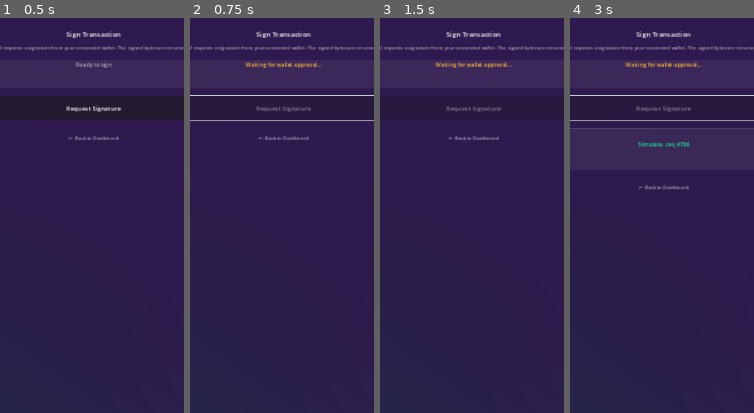
Above: before the commit, frames 1-4 (left to right).
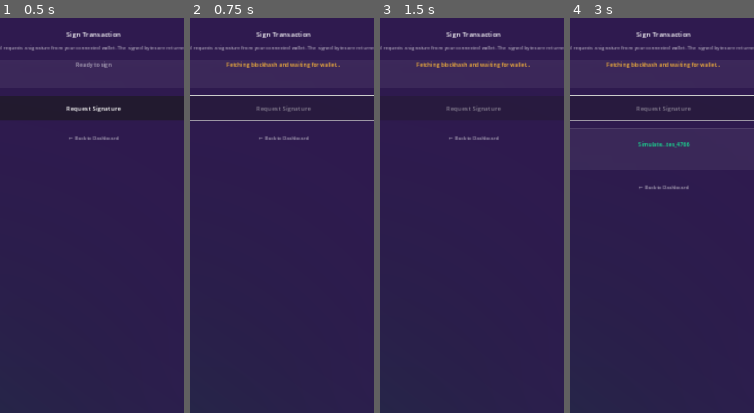
Above: after the commit, the same moments.

Repository: plinkdev1/invoke-solana-sdk
Game: Godot game, scene res://scenes/screens/SignTransaction.tscn
The game is run twice, just before and just after one commit, with the same random seed, the same clock (stepped at 60 frames per second) and the same inputs. This scene is started directly instead of the project's main scene.
Inputs:
- Up to frame 1 (0.5 s): no input
- Up to frame 2 (0.75 s): click "Request Signature" at 0.5 s
- Up to frame 3 (1.5 s): click "‹" at 1.25 s
- Up to frame 4 (3 s): click "‹" at 2 s; click "Request Signature" at 2.75 s
The pictures show only the part of the screen within x 25-75%, y 0-50%; the shares and areas given below are measured in that part.

Frame 1 is identical in both runs. In frame 2, 0.5% of the frame differs, in the area x 19-82%, y 10-13%; in frame 3, 0.5%; in frame 4, 0.5%.

Commit message:
feat: real memo transaction with RPC blockhash, fix Settings disconnect

Diff:
--- a/example/invokequest/scenes/screens/Settings.gd
+++ b/example/invokequest/scenes/screens/Settings.gd
@@ -46,7 +46,7 @@
 func _on_danger_btn_pressed() -> void:
 	if _mwa:
 		_mwa.cacheClearAll()
-		_mwa.disconnect_wallet()
+		_mwa.disconnectWallet()
 		SceneManager.clear_history()
 		SceneManager.replace_scene(SceneManager.SCENE_WALLET_PICKER)
 
--- a/example/invokequest/scenes/screens/SignTransaction.gd
+++ b/example/invokequest/scenes/screens/SignTransaction.gd
@@ -1,5 +1,12 @@
 # SignTransaction.gd
 extends Control
+
+const CONFIG_PATH := "user://invokequest_settings.cfg"
+const RPC_ENDPOINTS := [
+	"https://api.devnet.solana.com",
+	"https://api.testnet.solana.com",
+	"https://api.mainnet-beta.solana.com"
+]
 
 @onready var status_label: Label          = $Scroll/VBox/StatusCard/CardVBox/StatusLabel
 @onready var hash_label:   Label          = $Scroll/VBox/ResultCard/CardVBox/HashLabel
@@ -17,18 +24,26 @@
 		_mwa.transaction_signed.connect(_on_transaction_signed)
 		_mwa.mwa_error.connect(_on_mwa_error)
 
+func _get_rpc_url() -> String:
+	var config := ConfigFile.new()
+	config.load(CONFIG_PATH)
+	var override: String = config.get_value("settings", "rpc_override", "")
+	if override.strip_edges() != "":
+		return override.strip_edges()
+	var network_index: int = config.get_value("settings", "network", 0)
+	network_index = clamp(network_index, 0, RPC_ENDPOINTS.size() - 1)
+	return RPC_ENDPOINTS[network_index]
+
 func _on_sign_btn_pressed() -> void:
-	status_label.text = "Waiting for wallet approval..."
+	status_label.text = "Fetching blockhash and waiting for wallet..."
 	status_label.modulate = DesignTokens.COLOR_YELLOW
 	sign_btn.disabled = true
 	if _mwa == null:
 		await get_tree().create_timer(1.2).timeout
 		_show_result("SimulatedSignedTxBytes_" + str(Time.get_ticks_msec()))
 		return
-	var dummy_tx := PackedByteArray()
-	dummy_tx.resize(32)
-	dummy_tx.fill(0)
-	_mwa.signTransactions([dummy_tx.hex_encode()])
+	var rpc_url := _get_rpc_url()
+	_mwa.signMemoTransaction("InvokeQuest memo tx", rpc_url)
 
 func _on_transaction_signed(signatures: Array) -> void:
 	var sig: String = str(signatures[0]) if signatures.size() > 0 else "no signature"
@@ -46,11 +61,11 @@
 	var display := sig
 	if sig.length() > 20:
 		display = sig.substr(0, 8) + "..." + sig.substr(sig.length() - 8)
-		hash_label.text = display
-		result_card.visible = true
-		result_card.modulate.a = 0.0
-		var t := create_tween()
-		t.tween_property(result_card, "modulate:a", 1.0, DesignTokens.ANIM_SLOW)
+	hash_label.text = display
+	result_card.visible = true
+	result_card.modulate.a = 0.0
+	var t := create_tween()
+	t.tween_property(result_card, "modulate:a", 1.0, DesignTokens.ANIM_SLOW)
 
 func _on_back_btn_pressed() -> void:
 	SceneManager.pop_scene()
Not shown, changed: android/plugin/src/main/kotlin/com/invoke/mwa/MWABridge.kt
Not shown, changed: android/plugin/src/main/kotlin/com/invoke/mwa/MWAPlugin.kt
